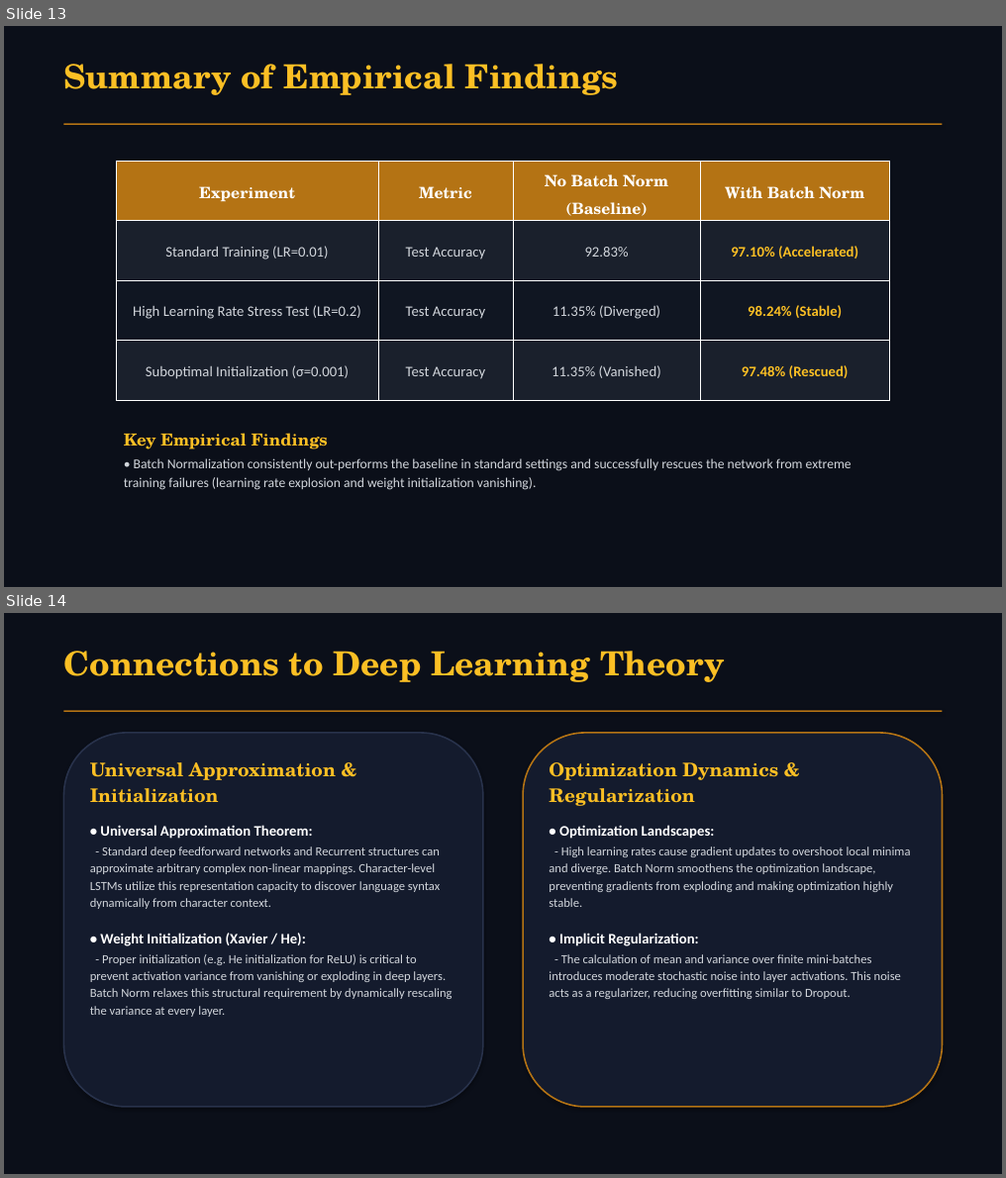
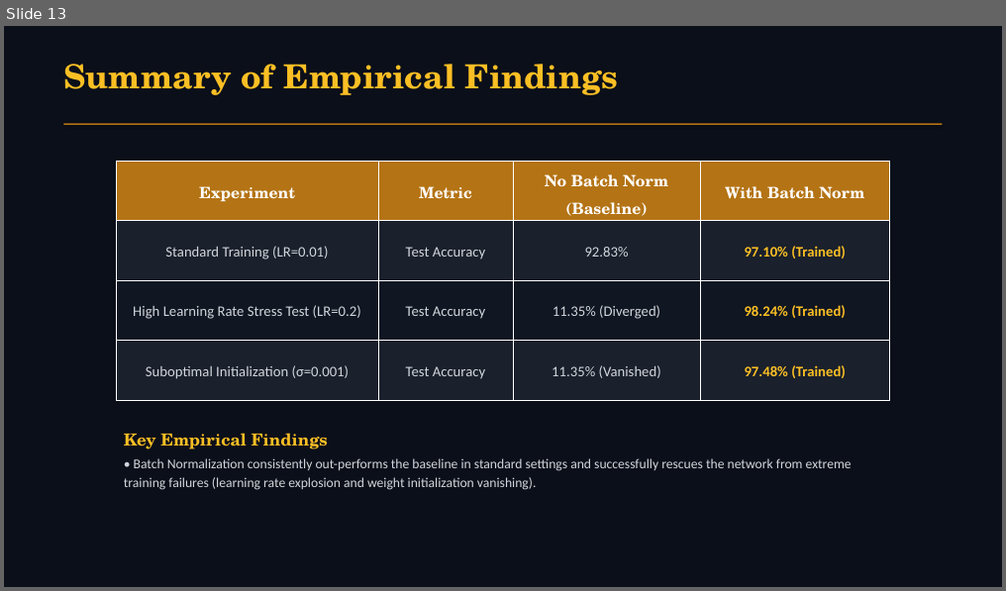
Before and after one commit to WhySeriousKaif/CNN-Group-3-Project, a slide deck: presentation.pptx. Shown one above the other, each under a label of ours: slides 13 and 14 before the commit, slide 13 after it. The pictures are 1006x1178 and 1006x591 pixels, drawn with LibreOffice and Linux fonts; fonts in the diff are those of the drawing. Boxes give left, top, right and bottom in pixels: in the first picture for what was removed or moved away, otherwise in the second. Text is boxed around its words. In the diff, an @@ line names an element or a change of style, - is before the commit and + after.

Commit message:
Introduce layout variations (3-column, horizontal stacks, flipped cards), simplify gate and temperature formulas, and add Shiva Gupta to Group 3

```diff
--- a/presentation.pptx
+++ b/presentation.pptx
@@ slide 14 removed at [4,613,1002,1174], background #0B0F19 @@
@@ text removed at [63,651,725,682] @@
-Connections to Deep Learning Theory
@@ rectangle removed at [63,710,943,712] @@
@@ rounded rectangle removed at [63,733,483,1107] @@
@@ rounded rectangle removed at [523,733,943,1107] @@
@@ text removed at [90,762,452,1017] @@
-Universal Approximation & Initialization
-• Universal Approximation Theorem:
-- Standard deep feedforward networks and Recurrent structures can approximate arbitrary complex non-linear mappings. Character-level LSTMs utilize this representation capacity to discover language syntax dynamically from character context.
-• Weight Initialization (Xavier / He):
-- Proper initialization (e.g. He initialization for ReLU) is critical to prevent activation variance from vanishing or exploding in deep layers. Batch Norm relaxes this structural requirement by dynamically rescaling the variance at every layer.
@@ text removed at [548,762,911,999] @@
-Optimization Dynamics & Regularization
-• Optimization Landscapes:
-- High learning rates cause gradient updates to overshoot local minima and diverge. Batch Norm smoothens the optimization landscape, preventing gradients from exploding and making optimization highly stable.
-• Implicit Regularization:
-- The calculation of mean and variance over finite mini-batches introduces moderate stochastic noise into layer activations. This noise acts as a regularizer, reducing overfitting similar to Dropout.
@@ slide 13 changed as well @@
@@ table at [116,161,890,400] @@
-row 2, column 4: 97.10% (Accelerated)
+row 2, column 4: 97.10% (Trained)
-row 3, column 4: 98.24% (Stable)
+row 3, column 4: 98.24% (Trained)
-row 4, column 4: 97.48% (Rescued)
+row 4, column 4: 97.48% (Trained)
```
Also in this commit, not shown: 13 other slides changed, 1 slide added, 1 other file.
